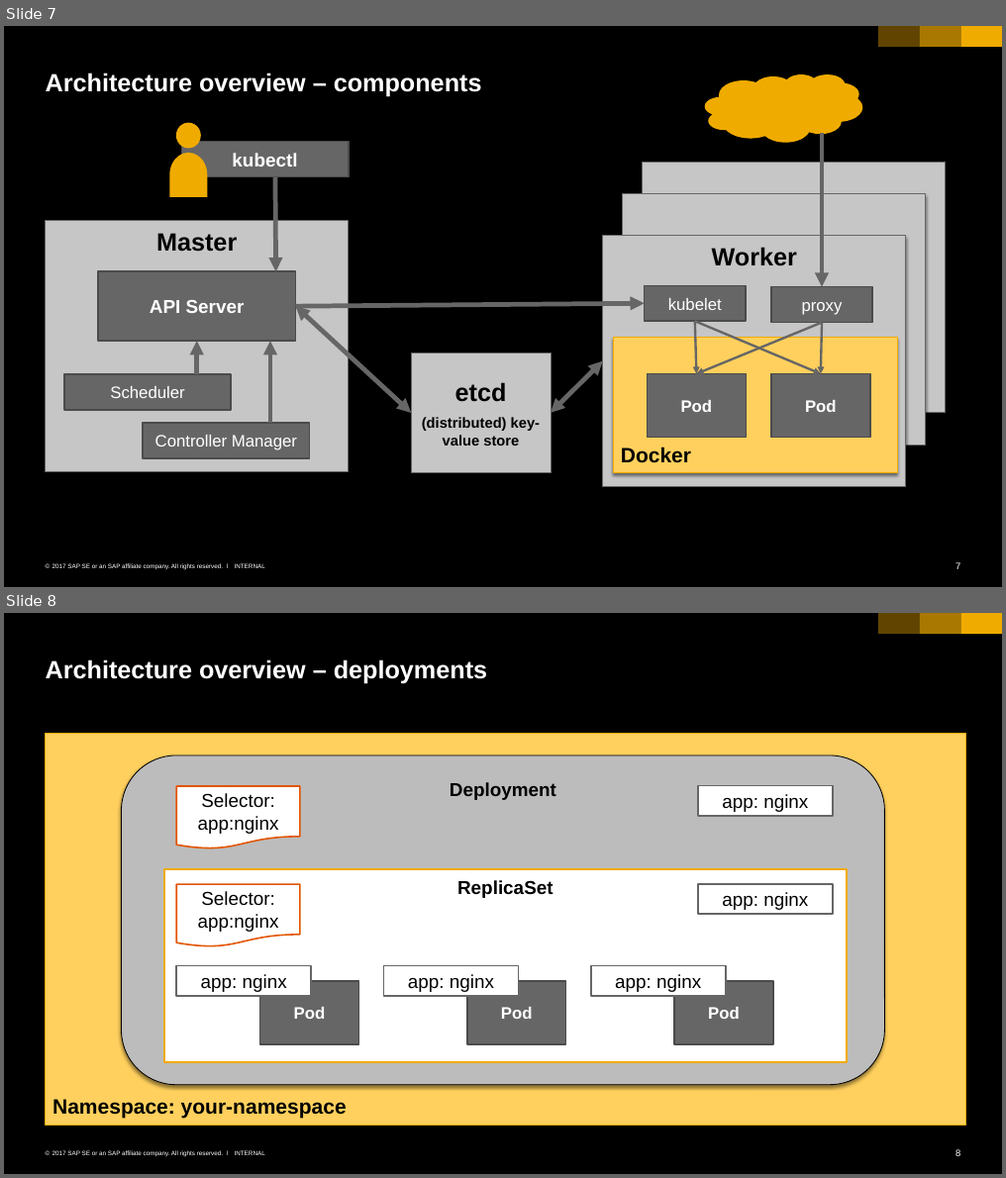
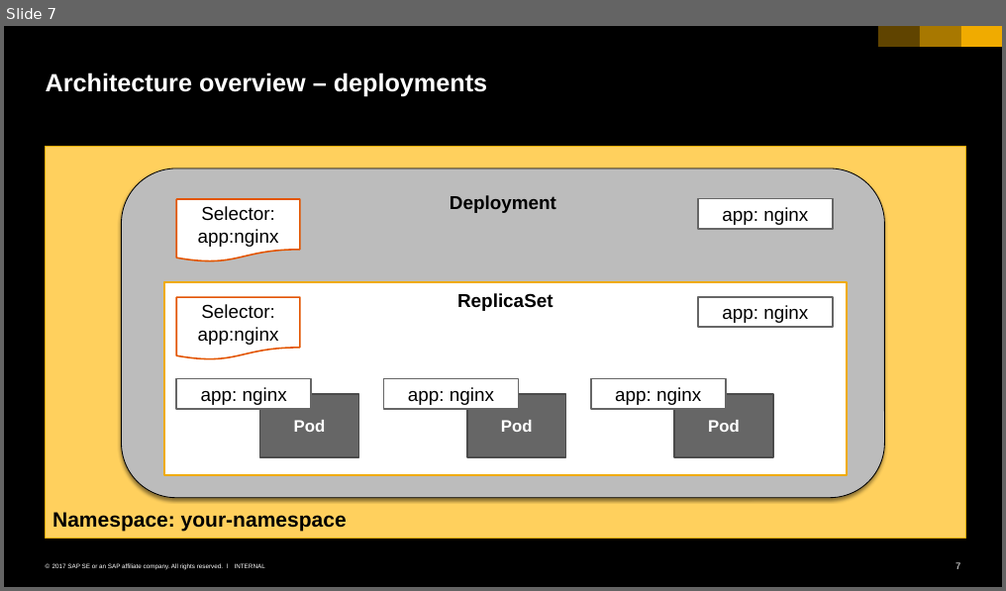
Before and after one commit to cuijiyao01/docker-k8s-training, a slide deck: kubernetes/03_labels_and_deployments.pptx. Shown one above the other, each under a label of ours: slides 7 and 8 before the commit, slide 7 after it. The pictures are 1006x1178 and 1006x591 pixels, drawn with LibreOffice and Linux fonts; fonts in the diff are those of the drawing. Boxes give left, top, right and bottom in pixels: in the first picture for what was removed or moved away, otherwise in the second. Text is boxed around its words. In the diff, an @@ line names an element or a change of style, - is before the commit and + after.

Commit message:
removed generic slide

```diff
--- a/kubernetes/03_labels_and_deployments.pptx
+++ b/kubernetes/03_labels_and_deployments.pptx
@@ slide 7 removed at (4, 26, 1002, 587), background #000000; not listed: 6 template elements that a slide beside it also shows @@
@@ title removed at (46, 73, 482, 97) @@
-Architecture overview – components
@@ cloud removed at (704, 75, 862, 143) @@
@@ ellipse removed at (176, 122, 201, 148) @@
@@ rectangle removed at (181, 141, 349, 176) @@
-kubectl
@@ arrow removed from (822, 133) to (822, 287) @@
@@ flow chart delay removed at (170, 153, 208, 197) @@
@@ rectangle removed at (643, 162, 945, 413) @@
@@ arrow removed from (275, 177) to (275, 272) @@
@@ rectangle removed at (622, 194, 925, 446) @@
@@ rectangle removed at (46, 220, 349, 472) @@
-Master
@@ rectangle removed at (602, 236, 906, 486) @@
-Worker
@@ rectangle removed at (98, 272, 296, 341) @@
-API Server
@@ rectangle removed at (645, 285, 746, 321) @@
-kubelet
@@ rectangle removed at (771, 287, 872, 322) @@
-proxy
@@ double arrow removed from (296, 306) to (411, 413) @@
@@ arrow removed from (296, 306) to (645, 303) @@
@@ arrow removed from (694, 321) to (696, 373) @@
@@ arrow removed from (694, 321) to (820, 373) @@
@@ arrow removed from (822, 322) to (696, 373) @@
@@ arrow removed from (822, 322) to (820, 373) @@
@@ arrow removed from (197, 373) to (197, 341) @@
@@ arrow removed from (270, 423) to (270, 341) @@
@@ rectangle removed at (613, 337, 896, 472) @@
-Docker
@@ rectangle removed at (64, 373, 232, 409) @@
-Scheduler
@@ rectangle removed at (411, 353, 550, 472) @@
-etcd
-(distributed) key-value store
@@ double arrow removed from (550, 413) to (602, 362) @@
@@ rectangle removed at (647, 373, 746, 438) @@
-Pod
@@ rectangle removed at (771, 373, 869, 438) @@
-Pod
@@ rectangle removed at (144, 423, 310, 459) @@
-Controller Manager
@@ what was slide 8 is now slide 7 @@
@@ page number at (955, 563, 960, 570): text changed @@
-8
+7
```
